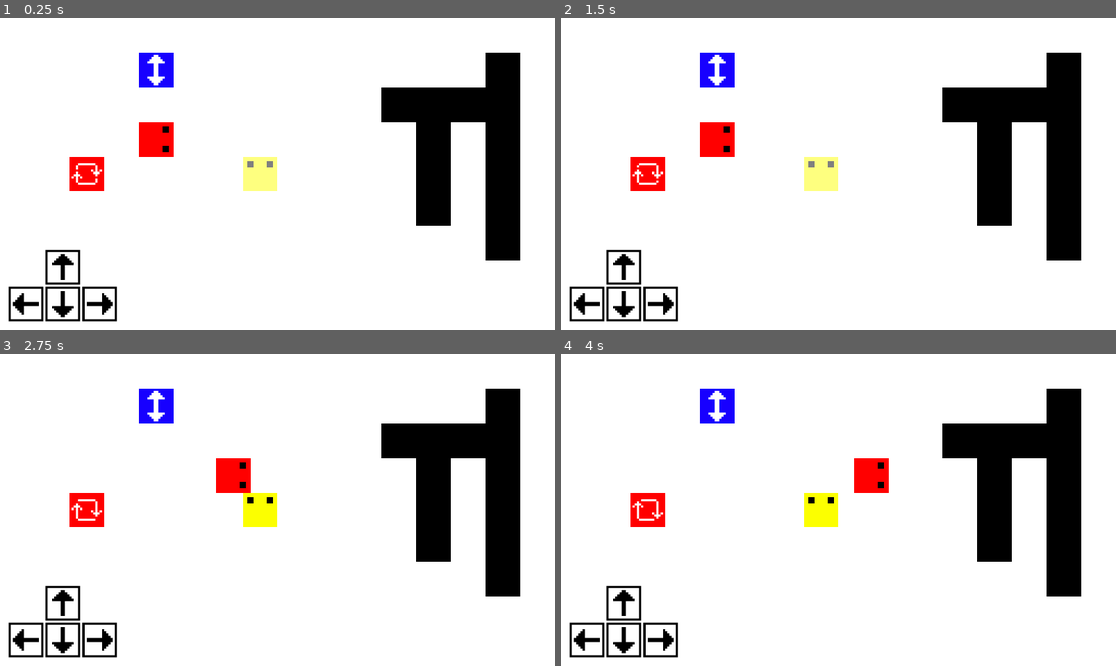
Above: before the commit, frames 1-4 (two rows, left to right).
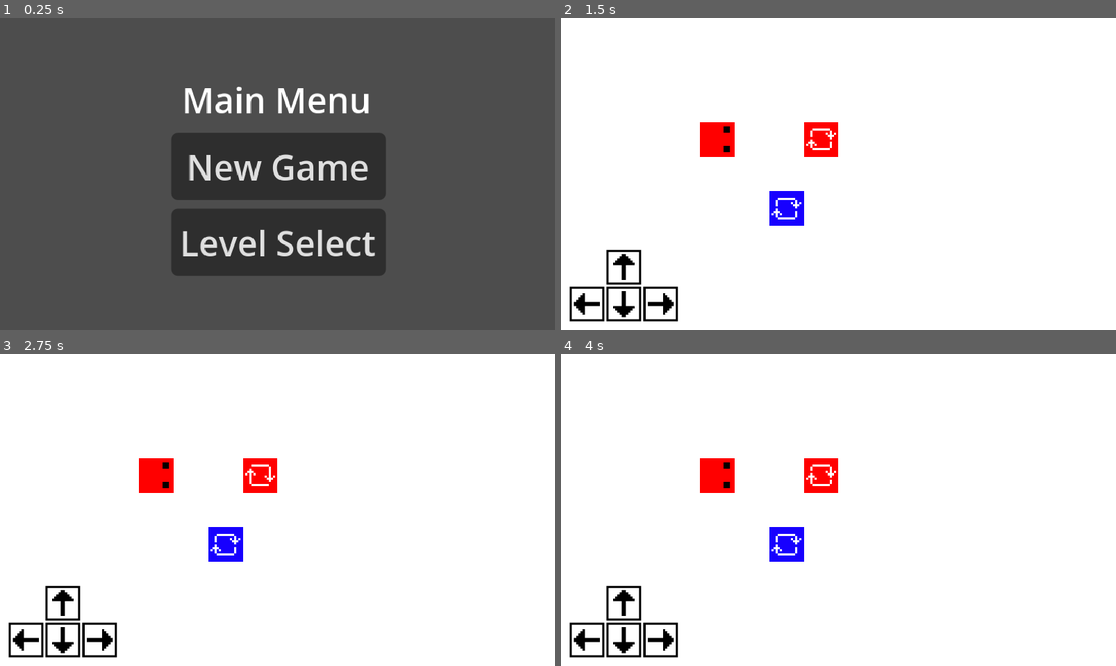
Above: after the commit, the same moments.

Repository: benwayland-cell/very-serious-game-module
Game: Godot game, scene res://menus/scenes/main_menu.tscn
Same seed, same stepped clock (60 frames per second), same inputs: the game is played once before the commit and once after it. Before the commit the project starts from res://test_area.tscn.
Inputs (mouse positions are in pixels of both pictures, inside the frame that each line leads up to):
- Up to frame 1 (0.25 s): no input
- Up to frame 2 (1.5 s): click (838, 242) at 0.5 s, where only the run after the commit has a clickable "Level Select"; click (766, 202) at 1.25 s, where only the run after the commit has a clickable "1"
- Up to frame 3 (2.75 s): hold D (right) from 2.03 s (still down); tap R (undo) at 2.1 s
- Up to frame 4 (4 s): release D (right) at 2.78 s; hold S (down) 2.78-3.53 s; tap R (undo) at 2.85, 3.6 s; hold D (right) from 3.53 s (still down)

The runs differ from the first frame. In frame 1, 99% of the frame differs, in the area x 0-100%, y 0-100%; in frame 2, 11%; in frame 3, 13%; in frame 4, 13%.

Commit message:
Level managing

Diff:
--- /dev/null
+++ b/default_label_settings.tres
@@ -0,0 +1,4 @@
+[gd_resource type="LabelSettings" format=3 uid="uid://cfu86x4u6ac72"]
+
+[resource]
+font_color = Color(0, 0, 0, 1)
--- a/levels/empty_level.tscn
+++ b/levels/empty_level.tscn
@@ -1,12 +1,17 @@
 [gd_scene format=3 uid="uid://b4nb15c5ka58b"]
 
+[ext_resource type="Script" uid="uid://dyw7w4ggn77ko" path="res://levels/scripts/level.gd" id="1_n0dtx"]
 [ext_resource type="PackedScene" uid="uid://cf2vnc2rs54lr" path="res://tilemap/tilemap.tscn" id="1_rxopl"]
 [ext_resource type="PackedScene" uid="uid://dmrkm8hf1oqtt" path="res://controls/control_ui.tscn" id="2_q31rq"]
 [ext_resource type="PackedScene" uid="uid://ci51e2m6thx53" path="res://player/player.tscn" id="2_q64m3"]
+[ext_resource type="PackedScene" uid="uid://dsl0axpkvml2f" path="res://levels/level_ui.tscn" id="3_linwn"]
 [ext_resource type="PackedScene" uid="uid://cl2ng2mkdjnsw" path="res://tiles/scenes/facing_tile.tscn" id="5_dk4fn"]
 [ext_resource type="PackedScene" uid="uid://sp5626vpyl51" path="res://tiles/scenes/spin_tile.tscn" id="5_lh5hj"]
+[ext_resource type="PackedScene" uid="uid://b5l10h52lr8tl" path="res://tiles/scenes/win_tile.tscn" id="6_q31rq"]
 
-[node name="Level" type="Node2D" unique_id=529739939]
+[node name="Level" type="Node2D" unique_id=752026815]
+script = ExtResource("1_n0dtx")
+metadata/_custom_type_script = "uid://dyw7w4ggn77ko"
 
 [node name="Tilemap" parent="." unique_id=1539137905 instance=ExtResource("1_rxopl")]
 
@@ -14,11 +19,25 @@
 offset_top = 100.0
 offset_bottom = 144.0
 
+[node name="LevelUi" parent="." unique_id=763482785 instance=ExtResource("3_linwn")]
+unique_name_in_owner = true
+visible = false
+anchors_preset = 0
+anchor_right = 0.0
+anchor_bottom = 0.0
+offset_right = 256.0
+offset_bottom = 144.0
+grow_horizontal = 1
+grow_vertical = 1
+
 [node name="Player" parent="." unique_id=1769404413 instance=ExtResource("2_q64m3")]
-position = Vector2(32, 176)
+position = Vector2(64, 176)
 
 [node name="FacingTile" parent="." unique_id=1854367602 instance=ExtResource("5_dk4fn")]
 position = Vector2(112, 176)
 
 [node name="SpinTile" parent="." unique_id=1843618504 instance=ExtResource("5_lh5hj")]
 position = Vector2(96, 176)
+
+[node name="WinTile" parent="." unique_id=1129835346 instance=ExtResource("6_q31rq")]
+position = Vector2(128, 176)
--- /dev/null
+++ b/levels/level_scenes/level1.tscn
@@ -0,0 +1,43 @@
+[gd_scene format=3 uid="uid://bdqgup4hw7u3"]
+
+[ext_resource type="Script" uid="uid://dyw7w4ggn77ko" path="res://levels/scripts/level.gd" id="1_045es"]
+[ext_resource type="PackedScene" uid="uid://cf2vnc2rs54lr" path="res://tilemap/tilemap.tscn" id="2_omn1t"]
+[ext_resource type="PackedScene" uid="uid://dmrkm8hf1oqtt" path="res://controls/control_ui.tscn" id="3_lf3p4"]
+[ext_resource type="PackedScene" uid="uid://dsl0axpkvml2f" path="res://levels/level_ui.tscn" id="4_yydhl"]
+[ext_resource type="PackedScene" uid="uid://ci51e2m6thx53" path="res://player/player.tscn" id="5_bekh1"]
+[ext_resource type="PackedScene" uid="uid://cl2ng2mkdjnsw" path="res://tiles/scenes/facing_tile.tscn" id="6_8bcou"]
+[ext_resource type="PackedScene" uid="uid://sp5626vpyl51" path="res://tiles/scenes/spin_tile.tscn" id="7_f7u7y"]
+[ext_resource type="PackedScene" uid="uid://b5l10h52lr8tl" path="res://tiles/scenes/win_tile.tscn" id="8_jq2cn"]
+
+[node name="Level" type="Node2D" unique_id=752026815]
+script = ExtResource("1_045es")
+metadata/_custom_type_script = "uid://dyw7w4ggn77ko"
+
+[node name="Tilemap" parent="." unique_id=1539137905 instance=ExtResource("2_omn1t")]
+
+[node name="ControlUi" parent="." unique_id=1669422476 instance=ExtResource("3_lf3p4")]
+offset_top = 100.0
+offset_bottom = 144.0
+
+[node name="LevelUi" parent="." unique_id=763482785 instance=ExtResource("4_yydhl")]
+unique_name_in_owner = true
+visible = false
+anchors_preset = 0
+anchor_right = 0.0
+anchor_bottom = 0.0
+offset_right = 256.0
+offset_bottom = 144.0
+grow_horizontal = 1
+grow_vertical = 1
+
+[node name="Player" parent="." unique_id=1769404413 instance=ExtResource("5_bekh1")]
+position = Vector2(64, 48)
+
+[node name="FacingTile" parent="." unique_id=1854367602 instance=ExtResource("6_8bcou")]
+position = Vector2(112, 176)
+
+[node name="SpinTile" parent="." unique_id=1843618504 instance=ExtResource("7_f7u7y")]
+position = Vector2(96, 80)
+
+[node name="WinTile" parent="." unique_id=1129835346 instance=ExtResource("8_jq2cn")]
+position = Vector2(112, 48)
--- /dev/null
+++ b/levels/level_scenes/level2.tscn
@@ -0,0 +1,43 @@
+[gd_scene format=3 uid="uid://ci6qr7gk6s2iv"]
+
+[ext_resource type="Script" uid="uid://dyw7w4ggn77ko" path="res://levels/scripts/level.gd" id="1_jnfnp"]
+[ext_resource type="PackedScene" uid="uid://cf2vnc2rs54lr" path="res://tilemap/tilemap.tscn" id="2_bmb8v"]
+[ext_resource type="PackedScene" uid="uid://dmrkm8hf1oqtt" path="res://controls/control_ui.tscn" id="3_3m3i7"]
+[ext_resource type="PackedScene" uid="uid://dsl0axpkvml2f" path="res://levels/level_ui.tscn" id="4_nu2lw"]
+[ext_resource type="PackedScene" uid="uid://ci51e2m6thx53" path="res://player/player.tscn" id="5_gf8gc"]
+[ext_resource type="PackedScene" uid="uid://cl2ng2mkdjnsw" path="res://tiles/scenes/facing_tile.tscn" id="6_lmqfc"]
+[ext_resource type="PackedScene" uid="uid://sp5626vpyl51" path="res://tiles/scenes/spin_tile.tscn" id="7_2m1o7"]
+[ext_resource type="PackedScene" uid="uid://b5l10h52lr8tl" path="res://tiles/scenes/win_tile.tscn" id="8_kc33u"]
+
+[node name="Level" type="Node2D" unique_id=752026815]
+script = ExtResource("1_jnfnp")
+metadata/_custom_type_script = "uid://dyw7w4ggn77ko"
+
+[node name="Tilemap" parent="." unique_id=1539137905 instance=ExtResource("2_bmb8v")]
+
+[node name="ControlUi" parent="." unique_id=1669422476 instance=ExtResource("3_3m3i7")]
+offset_top = 100.0
+offset_bottom = 144.0
+
+[node name="LevelUi" parent="." unique_id=763482785 instance=ExtResource("4_nu2lw")]
+unique_name_in_owner = true
+visible = false
+anchors_preset = 0
+anchor_right = 0.0
+anchor_bottom = 0.0
+offset_right = 256.0
+offset_bottom = 144.0
+grow_horizontal = 1
+grow_vertical = 1
+
+[node name="Player" parent="." unique_id=1769404413 instance=ExtResource("5_gf8gc")]
+position = Vector2(64, 48)
+
+[node name="FacingTile" parent="." unique_id=1854367602 instance=ExtResource("6_lmqfc")]
+position = Vector2(112, 176)
+
+[node name="SpinTile" parent="." unique_id=1843618504 instance=ExtResource("7_2m1o7")]
+position = Vector2(96, 48)
+
+[node name="WinTile" parent="." unique_id=1129835346 instance=ExtResource("8_kc33u")]
+position = Vector2(160, 64)
--- /dev/null
+++ b/levels/level_ui.tscn
@@ -0,0 +1,77 @@
+[gd_scene format=3 uid="uid://dsl0axpkvml2f"]
+
+[ext_resource type="Script" uid="uid://cbjahlll63w76" path="res://levels/scripts/level_ui.gd" id="1_ggnqm"]
+[ext_resource type="Texture2D" uid="uid://b2g0tp64kqstb" path="res://Panel Outline.png" id="1_pn66h"]
+[ext_resource type="LabelSettings" uid="uid://cfu86x4u6ac72" path="res://default_label_settings.tres" id="2_ggnqm"]
+
+[node name="LevelUi" type="Control" unique_id=763482785]
+z_index = 2
+layout_mode = 3
+anchors_preset = 15
+anchor_right = 1.0
+anchor_bottom = 1.0
+grow_horizontal = 2
+grow_vertical = 2
+script = ExtResource("1_ggnqm")
+
+[node name="Dimmer" type="ColorRect" parent="." unique_id=2035443551]
+unique_name_in_owner = true
+visible = false
+layout_mode = 1
+anchors_preset = 15
+anchor_right = 1.0
+anchor_bottom = 1.0
+grow_horizontal = 2
+grow_vertical = 2
+color = Color(0, 0, 0, 0.24705882)
+
+[node name="Win Screen" type="MarginContainer" parent="." unique_id=1719190761]
+unique_name_in_owner = true
+layout_mode = 1
+anchors_preset = 8
+anchor_left = 0.5
+anchor_top = 0.5
+anchor_right = 0.5
+anchor_bottom = 0.5
+offset_left = -20.0
+offset_top = -20.0
+offset_right = 20.0
+offset_bottom = 20.0
+grow_horizontal = 2
+grow_vertical = 2
+
+[node name="NinePatchRect" type="NinePatchRect" parent="Win Screen" unique_id=494603209]
+layout_mode = 2
+texture = ExtResource("1_pn66h")
+region_rect = Rect2(0, 0, 5, 5)
+patch_margin_left = 2
+patch_margin_top = 2
+patch_margin_right = 2
+patch_margin_bottom = 2
+
+[node name="MarginContainer" type="MarginContainer" parent="Win Screen" unique_id=1226324357]
+layout_mode = 2
+theme_override_constants/margin_left = 4
+theme_override_constants/margin_top = 4
+theme_override_constants/margin_right = 4
+theme_override_constants/margin_bottom = 4
+
+[node name="VBoxContainer" type="VBoxContainer" parent="Win Screen/MarginContainer" unique_id=1491450731]
+layout_mode = 2
+
+[node name="Label" type="Label" parent="Win Screen/MarginContainer/VBoxContainer" unique_id=1721945712]
+layout_mode = 2
+text = "Level Won!"
+label_settings = ExtResource("2_ggnqm")
+horizontal_alignment = 1
+
+[node name="NextLevelButton" type="Button" parent="Win Screen/MarginContainer/VBoxContainer" unique_id=1275900517]
+layout_mode = 2
+text = "Continue"
+
+[node name="LevelSelectButton" type="Button" parent="Win Screen/MarginContainer/VBoxContainer" unique_id=2118567997]
+layout_mode = 2
+text = "Level Select"
+
+[connection signal="pressed" from="Win Screen/MarginContainer/VBoxContainer/NextLevelButton" to="." method="_on_next_level_button_pressed"]
+[connection signal="pressed" from="Win Screen/MarginContainer/VBoxContainer/LevelSelectButton" to="." method="_on_level_select_button_pressed"]
--- /dev/null
+++ b/levels/scripts/level.gd
@@ -0,0 +1,25 @@
+class_name Level
+extends Node2D
+
+var player: Player
+@onready var level_ui: LevelUi = %LevelUi
+
+
+func _ready() -> void:
+	player = get_tree().get_first_node_in_group("player")
+
+	assert(player != null, "There is no player")
+	assert(level_ui != null, "There is no level UI")
+
+	level_ui.show()
+	player.won.connect(_on_player_won)
+
+
+func _process(_delta: float) -> void:
+	if Input.is_action_just_pressed("undo"):
+		get_tree().reload_current_scene()
+
+
+func _on_player_won() -> void:
+	SceneManager.unlock_next_level()
+	level_ui.win()
--- /dev/null
+++ b/levels/scripts/level_ui.gd
@@ -0,0 +1,22 @@
+class_name LevelUi
+extends Control
+
+@onready var dimmer: ColorRect = %Dimmer
+@onready var win_screen: MarginContainer = %"Win Screen"
+
+
+func _ready() -> void:
+	dimmer.hide()
+	win_screen.hide()
+
+func win() -> void:
+	#dimmer.show()
+	win_screen.show()
+
+
+func _on_next_level_button_pressed() -> void:
+	SceneManager.load_next_level()
+
+
+func _on_level_select_button_pressed() -> void:
+	SceneManager.load_level_select()
--- /dev/null
+++ b/menus/scenes/level_select.tscn
@@ -0,0 +1,68 @@
+[gd_scene format=3 uid="uid://bbv1xyasog5fk"]
+
+[ext_resource type="Script" uid="uid://6n0mvsanr7fk" path="res://menus/scripts/level_select.gd" id="1_u4icl"]
+
+[node name="LevelSelect" type="Control" unique_id=1752152173]
+layout_mode = 3
+anchors_preset = 15
+anchor_right = 1.0
+anchor_bottom = 1.0
+grow_horizontal = 2
+grow_vertical = 2
+script = ExtResource("1_u4icl")
+
+[node name="VBoxContainer" type="VBoxContainer" parent="." unique_id=757811528]
+layout_mode = 1
+anchors_preset = 8
+anchor_left = 0.5
+anchor_top = 0.5
+anchor_right = 0.5
+anchor_bottom = 0.5
+offset_left = -20.0
+offset_top = -20.0
+offset_right = 20.0
+offset_bottom = 20.0
+grow_horizontal = 2
+grow_vertical = 2
+
+[node name="Label" type="Label" parent="VBoxContainer" unique_id=895619983]
+layout_mode = 2
+text = "Level Select"
+
+[node name="VBoxContainer" type="VBoxContainer" parent="VBoxContainer" unique_id=1759198527]
+layout_mode = 2
+size_flags_horizontal = 4
+size_flags_vertical = 4
+
+[node name="HBoxContainer" type="HBoxContainer" parent="VBoxContainer/VBoxContainer" unique_id=1251718923]
+layout_mode = 2
+
+[node name="Button1" type="Button" parent="VBoxContainer/VBoxContainer/HBoxContainer" unique_id=1934148066]
+custom_minimum_size = Vector2(30, 30)
+layout_mode = 2
+text = "1"
+
+[node name="Button2" type="Button" parent="VBoxContainer/VBoxContainer/HBoxContainer" unique_id=210614783]
+custom_minimum_size = Vector2(30, 30)
+layout_mode = 2
+text = "2"
+
+[node name="Button3" type="Button" parent="VBoxContainer/VBoxContainer/HBoxContainer" unique_id=393741363]
+custom_minimum_size = Vector2(30, 30)
+layout_mode = 2
+text = "3"
+
+[node name="MarginContainer" type="MarginContainer" parent="." unique_id=1073054316]
+layout_mode = 1
+offset_right = 40.0
+offset_bottom = 40.0
+theme_override_constants/margin_left = 10
+theme_override_constants/margin_top = 10
+
+[node name="BackButton" type="Button" parent="MarginContainer" unique_id=1328843600]
+layout_mode = 2
+text = "Back"
+
+[connection signal="pressed" from="VBoxContainer/VBoxContainer/HBoxContainer/Button1" to="." method="_on_button_1_pressed"]
+[connection signal="pressed" from="VBoxContainer/VBoxContainer/HBoxContainer/Button2" to="." method="_on_button_2_pressed"]
+[connection signal="pressed" from="MarginContainer/BackButton" to="." method="_on_back_button_pressed"]
--- /dev/null
+++ b/menus/scenes/main_menu.tscn
@@ -0,0 +1,43 @@
+[gd_scene format=3 uid="uid://420xfjr34tdo"]
+
+[ext_resource type="Script" uid="uid://wdwoj24cqxbm" path="res://menus/scripts/main_menu.gd" id="1_r3aaf"]
+
+[node name="MainMenu" type="Control" unique_id=1066621885]
+layout_mode = 3
+anchors_preset = 15
+anchor_right = 1.0
+anchor_bottom = 1.0
+grow_horizontal = 2
+grow_vertical = 2
+script = ExtResource("1_r3aaf")
+
+[node name="VBoxContainer" type="VBoxContainer" parent="." unique_id=1565163830]
+layout_mode = 1
+anchors_preset = 8
+anchor_left = 0.5
+anchor_top = 0.5
+anchor_right = 0.5
+anchor_bottom = 0.5
+offset_left = -20.0
+offset_top = -20.0
+offset_right = 20.0
+offset_bottom = 20.0
+grow_horizontal = 2
+grow_vertical = 2
+alignment = 1
+
+[node name="Label" type="Label" parent="VBoxContainer" unique_id=1140387347]
+layout_mode = 2
+text = "Main Menu"
+horizontal_alignment = 1
+
+[node name="New-ContinueButton" type="Button" parent="VBoxContainer" unique_id=2106198669]
+layout_mode = 2
+text = "New Game"
+
+[node name="LevelSelectButton" type="Button" parent="VBoxContainer" unique_id=1906239945]
+layout_mode = 2
+text = "Level Select"
+
+[connection signal="pressed" from="VBoxContainer/New-ContinueButton" to="." method="_on_new_continue_button_pressed"]
+[connection signal="pressed" from="VBoxContainer/LevelSelectButton" to="." method="_on_level_select_button_pressed"]
--- /dev/null
+++ b/menus/scripts/level_select.gd
@@ -0,0 +1,13 @@
+extends Control
+
+
+func _on_back_button_pressed() -> void:
+	SceneManager.load_main_menu_scene()
+
+
+func _on_button_1_pressed() -> void:
+	SceneManager.load_level(1)
+
+
+func _on_button_2_pressed() -> void:
+	SceneManager.load_level(2)
--- /dev/null
+++ b/menus/scripts/main_menu.gd
@@ -0,0 +1,9 @@
+extends Control
+
+
+func _on_new_continue_button_pressed() -> void:
+	SceneManager.load_last_unlocked_level()
+
+
+func _on_level_select_button_pressed() -> void:
+	SceneManager.load_level_select()
--- a/project.godot
+++ b/project.godot
@@ -11,7 +11,7 @@
 [application]
 
 config/name="Very Serious Title TBD"
-run/main_scene="uid://dayptjko6xi8e"
+run/main_scene="uid://420xfjr34tdo"
 config/features=PackedStringArray("4.7", "GL Compatibility")
 config/icon="res://icon.svg"
 
@@ -20,6 +20,7 @@
 ControlSprites="*uid://brbpsm0x4xv4p"
 PlayerActions="*uid://bn5a2xsgdvbbe"
 SpinTileSprites="*uid://bbu0hsu4aw6y7"
+SceneManager="*uid://nvmkwlqeyuqu"
 
 [display]
 
--- /dev/null
+++ b/scene_manager.gd
@@ -0,0 +1,53 @@
+extends Node
+
+const MAIN_MENU_SCENE: PackedScene = preload("uid://420xfjr34tdo")
+const LEVEL_SELECT_SCENE: PackedScene = preload("uid://bbv1xyasog5fk")
+
+const LEVEL_PATH: String = "res://levels/level_scenes/level"
+
+var level_scenes: Array[PackedScene] = []
+
+
+var current_level: int = 0
+var last_unlocked_level: int = 1
+
+
+func _ready() -> void:
+	var current_num: int = 0
+	while true:
+		current_num += 1
+		var current_level_path := LEVEL_PATH + str(current_num) + ".tscn"
+		if not FileAccess.file_exists(current_level_path):
+			break
+		level_scenes.append(load(current_level_path))
+
+
+func load_main_menu_scene() -> void:
+	current_level = 0
+	get_tree().change_scene_to_packed(MAIN_MENU_SCENE)
+
+
+func load_level_select() -> void:
+	current_level = 0
+	get_tree().change_scene_to_packed(LEVEL_SELECT_SCENE)
+
+
+func load_level(level_num: int) -> void:
+	if level_num <= 0 or level_num > level_scenes.size():
+		load_main_menu_scene()
+		return
+
+	current_level = level_num
+	get_tree().change_scene_to_packed(level_scenes[level_num - 1])
+
+
+func load_next_level() -> void:
+	load_level(current_level + 1)
+
+
+func load_last_unlocked_level() -> void:
+	load_level(last_unlocked_level)
+
+
+func unlock_next_level() -> void:
+	last_unlocked_level = max(last_unlocked_level, current_level + 1)
--- a/test_area.tscn
+++ b/test_area.tscn
@@ -1,13 +1,17 @@
 [gd_scene format=4 uid="uid://dayptjko6xi8e"]
 
 [ext_resource type="PackedScene" uid="uid://ci51e2m6thx53" path="res://player/player.tscn" id="1_64fjj"]
+[ext_resource type="Script" uid="uid://dyw7w4ggn77ko" path="res://levels/scripts/level.gd" id="1_gql8c"]
 [ext_resource type="PackedScene" uid="uid://cf2vnc2rs54lr" path="res://tilemap/tilemap.tscn" id="1_xdpsd"]
 [ext_resource type="PackedScene" uid="uid://dmrkm8hf1oqtt" path="res://controls/control_ui.tscn" id="2_rfpkf"]
+[ext_resource type="PackedScene" uid="uid://dsl0axpkvml2f" path="res://levels/level_ui.tscn" id="4_6ii2q"]
 [ext_resource type="PackedScene" uid="uid://cl2ng2mkdjnsw" path="res://tiles/scenes/facing_tile.tscn" id="5_vt2yd"]
 [ext_resource type="PackedScene" uid="uid://b5l10h52lr8tl" path="res://tiles/scenes/win_tile.tscn" id="6_xdpsd"]
 [ext_resource type="PackedScene" uid="uid://sp5626vpyl51" path="res://tiles/scenes/spin_tile.tscn" id="7_6ii2q"]
 
-[node name="TestArea" type="Node2D" unique_id=1459302497]
+[node name="TestArea" type="Node2D" unique_id=1541235732]
+script = ExtResource("1_gql8c")
+metadata/_custom_type_script = "uid://dyw7w4ggn77ko"
 
 [node name="Tilemap" parent="." unique_id=1539137905 instance=ExtResource("1_xdpsd")]
 tile_map_data = PackedByteArray("AAAAAAAAAAABAAAAAAAAAAEAAAABAAAAAAAAAAIAAAABAAAAAAAAAAMAAAABAAAAAAAAAAQAAAABAAAAAAAAAA …(2224 unchanged characters)…
@@ -22,12 +26,22 @@
 offset_bottom = 144.0
 grow_vertical = 2
 
+[node name="MarginContainer" type="MarginContainer" parent="." unique_id=1161563068]
+custom_minimum_size = Vector2(256, 144)
+offset_right = 256.0
+offset_bottom = 144.0
+
+[node name="LevelUi" parent="MarginContainer" unique_id=763482785 instance=ExtResource("4_6ii2q")]
+unique_name_in_owner = true
+visible = false
+layout_mode = 2
+
 [node name="FacingTile" parent="." unique_id=1854367602 instance=ExtResource("5_vt2yd")]
 position = Vector2(112, 64)
 
 [node name="SpinTile" parent="." unique_id=1843618504 instance=ExtResource("7_6ii2q")]
 position = Vector2(64, 16)
-spin_direction = 3
+spin_direction = 1
 
 [node name="WinTile" parent="." unique_id=1129835346 instance=ExtResource("6_xdpsd")]
 position = Vector2(32, 64)
Binary file added: Panel Outline.png
Not shown, added: Panel Outline.png.import
Not shown, added: levels/scripts/level.gd.uid
Not shown, added: levels/scripts/level_ui.gd.uid
Not shown, added: menus/scripts/level_select.gd.uid
Not shown, added: menus/scripts/main_menu.gd.uid
Not shown, added: scene_manager.gd.uid
